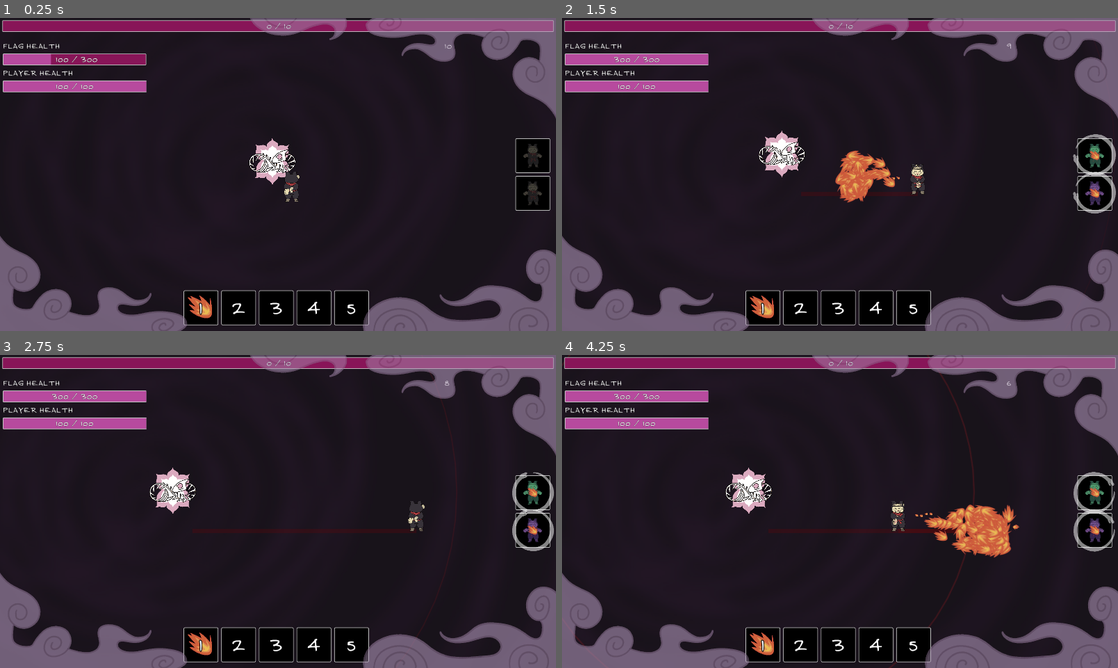
Above: before the commit, frames 1-4 (two rows, left to right).
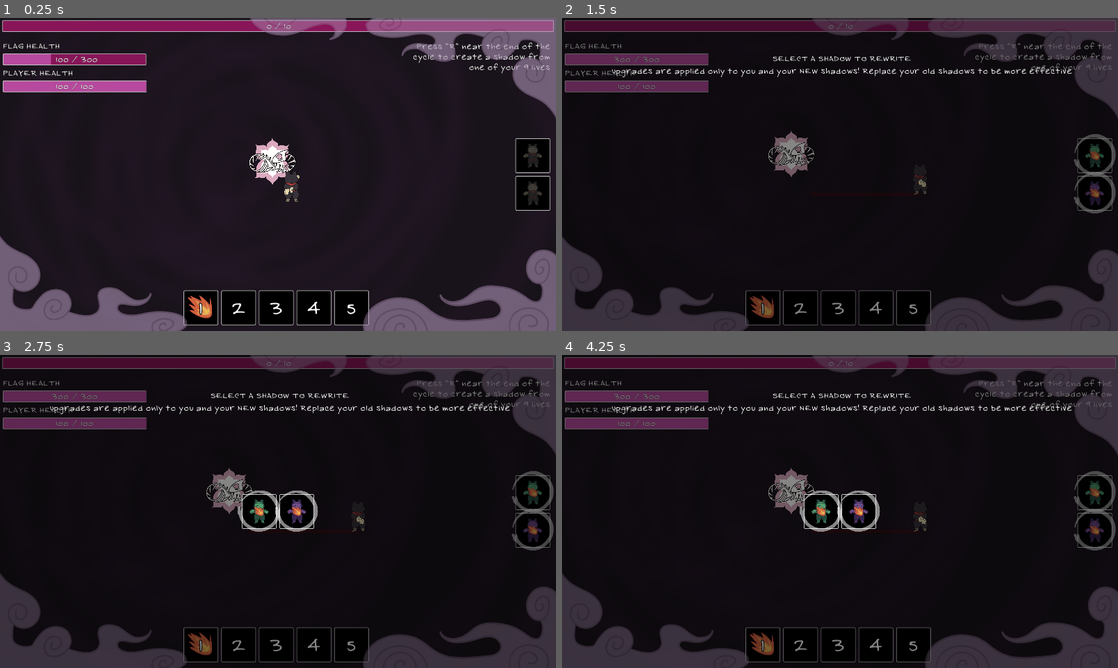
Above: after the commit, the same moments.

Repository: duckenclaw/gmtk2025
Game: Godot game, scene res://src/game/game.tscn
The game is run twice, just before and just after one commit, with the same random seed, the same clock (stepped at 60 frames per second) and the same inputs.
Inputs (mouse positions are in pixels of both pictures, inside the frame that each line leads up to):
- Up to frame 1 (0.25 s): no input
- Up to frame 2 (1.5 s): tap R (record) at 0.5, 0.6, 1.25 s; move the mouse to (962, 158) at 0.52 s; hold Right (ui_right) 0.53-1.25 s; click (962, 158) at 0.67 s; drag from (728, 190) to (923, 180) at 1.27 s
- Up to frame 3 (2.75 s): tap R (record) at 2, 2.1 s; move the mouse to (333, 442) at 2.02 s; hold Right (ui_right) from 2.03 s (still down)
- Up to frame 4 (4.25 s): release Right (ui_right) at 2.75 s; tap R (record) at 2.75, 3.5, 3.8 s; drag from (812, 574) to (734, 492) at 2.77 s; move the mouse to (1006, 558) at 3.52 s; press the mouse at (1006, 558) at 3.53 s; hold Left (ui_left) from 3.53 s (still down)

The runs differ from the first frame. In frame 1, 0.4% of the frame differs, in the area x 74-99%, y 7-18%; in frame 2, 21%; in frame 3, 22%; in frame 4, 24%, in the area x 0-100%, y 0-100%.

Commit message:
added rewrite copy menu

Diff:
--- a/src/game/game.gd
+++ b/src/game/game.gd
@@ -15,6 +15,7 @@
 @onready var particle_layer: Node2D = $ParticleLayer
 
 @onready var upgrade_menu: UpgradeMenu = $UpgradeMenu
+@onready var rewrite_copy_menu: RewriteCopyMenu = $RewriteCopyMenu
 
 
 func _ready() -> void:
@@ -72,7 +73,13 @@
 	camera.global_position = lerp(camera.global_position, target, 0.1 * delta * distance)
 
 func save_record() -> void:
+	if not is_instance_valid(player) or player.is_dead:
+		return
+
 	if State.current_copies < State.max_copies:
 		State.current_copies += 1
 		State.all_time_copies += 1
 		recorder_area.save_recording(player, State.all_time_copies)
+	else:
+		get_tree().paused = true
+		rewrite_copy_menu.rewrite_copy(player)
--- a/src/game/game.tscn
+++ b/src/game/game.tscn
@@ -11,6 +11,7 @@
 [ext_resource type="Resource" uid="uid://bmlldxi7p35u5" path="res://src/enemies/resources/waves/wave_fast.tres" id="8_evl7j"]
 [ext_resource type="Resource" uid="uid://b0f6p300g2kgj" path="res://src/enemies/resources/waves/wave_mixed.tres" id="9_6m1pf"]
 [ext_resource type="PackedScene" uid="uid://btex0cib7sk1l" path="res://src/map/enemy_spawners.tscn" id="13_xniy2"]
+[ext_resource type="PackedScene" uid="uid://b3fx2moxlvulj" path="res://src/ui/rewrite_copy_menu.tscn" id="15_xniy2"]
 [ext_resource type="PackedScene" uid="uid://cov5v1yloo3ev" path="res://src/map/flag.tscn" id="20_nhcde"]
 [ext_resource type="Script" uid="uid://bjena0veuadfu" path="res://src/game/recorder_area.gd" id="21_7liwe"]
 [ext_resource type="PackedScene" uid="uid://dpnmj3276mrri" path="res://src/upgrades/upgrade_menu.tscn" id="21_x1f1g"]
@@ -69,5 +70,8 @@
 [node name="UpgradeMenu" parent="." instance=ExtResource("21_x1f1g")]
 visible = false
 
+[node name="RewriteCopyMenu" parent="." instance=ExtResource("15_xniy2")]
+visible = false
+
 [connection signal="wave_completed" from="GameMap" to="GameMap" method="_on_wave_completed"]
 [connection signal="timeout" from="GameMap/WaveTimer" to="GameMap" method="_on_wave_timer_timeout"]
--- a/src/ui/copy/copy_button.gd
+++ b/src/ui/copy/copy_button.gd
@@ -7,6 +7,7 @@
 const SNAKE_BIG = preload("uid://dxc2ckt53loo0")
 const WATER_BIG = preload("uid://dhx4fp48nt5ty")
 
+signal clicked
 
 var record: Record
 var copy: Player
@@ -42,7 +43,7 @@
 	right_hand.material.set_shader_parameter("modulate_color", color)
 
 func _on_click_listener_mouse_pressed() -> void:
-	pass # Replace with function body.
+	clicked.emit()
 
 func get_action_texture() -> CompressedTexture2D:
 	match record.selected_action_index:
--- a/src/ui/game_ui.gd
+++ b/src/ui/game_ui.gd
@@ -13,6 +13,7 @@
 @onready var time_label: Label = $TimeLabel
 @onready var exp_progress_bar: ProgressBar = $ExpContainer/ProgressBar
 
+@onready var hint_label: Label = $HintLabel
 @onready var copies_container: BoxContainer = $CopiesCenterContainer/Copies
 
 @onready var actions_container: HBoxContainer = $Actions
@@ -28,7 +29,7 @@
 	update_health_bars()
 	update_exp_bar()
 
-	time_label.text = str(int(State.LOOP_TIME - State.loop_progress_sec + 1))
+	hint_label.visible = State.all_time_copies < 3
 
 	setup_copies()
 	setup_actions()
--- a/src/ui/game_ui.tscn
+++ b/src/ui/game_ui.tscn
@@ -86,14 +86,6 @@
 layout_mode = 2
 texture = ExtResource("8_3bvhv")
 
-[node name="TimeLabel" type="Label" parent="."]
-anchors_preset = -1
-offset_left = 1535.0
-offset_top = 80.0
-offset_right = 1575.0
-offset_bottom = 103.0
-text = "10"
-
 [node name="ReplaceCopyBackground" type="ColorRect" parent="."]
 visible = false
 anchors_preset = -1
@@ -102,6 +94,17 @@
 offset_right = 1947.0
 offset_bottom = 1111.0
 color = Color(0, 0, 0, 0.12156863)
+
+[node name="HintLabel" type="Label" parent="."]
+custom_minimum_size = Vector2(500, 0)
+anchors_preset = -1
+offset_left = 1400.0
+offset_top = 81.0
+offset_right = 1900.0
+offset_bottom = 186.0
+text = "Press \"R\" near the end of the cycle to create a shadow from one of your 9 lives"
+horizontal_alignment = 2
+autowrap_mode = 3
 
 [node name="Foreground2" type="TextureRect" parent="."]
 modulate = Color(1, 1, 1, 0.4745098)
--- /dev/null
+++ b/src/ui/rewrite_copy_menu.gd
@@ -0,0 +1,56 @@
+extends CanvasLayer
+class_name RewriteCopyMenu
+
+const COPY_BUTTON = preload("uid://c28sw4vsxpqlj")
+
+@export var recorder: RecorderArea
+
+@onready var label: Label = $CenterContainer2/VBoxContainer/Label
+@onready var hint_label: Label = $CenterContainer2/VBoxContainer/HintLabel
+@onready var copies_container: HBoxContainer = $CopiesCenterContainer/Copies
+
+func remove_copy_on_death(player: Player):
+	label.text = "YOU DIED. TAKE PLACE OF YOUR SHADOW"
+	hint_label.text = "You will take it's place on a new cycle"
+
+	await WaitUtil.wait(0.4)
+
+
+
+func rewrite_copy(player: Player):
+	show()
+	label.text = "SELECT A SHADOW TO REWRITE"
+
+	await WaitUtil.wait(0.4)
+
+	setup_copies()
+
+	#State.all_time_copies += 1
+	#recorder.save_recording(player, State.all_time_copies)
+
+func setup_copies():
+	show()
+	NodeUtils.queue_free_children(copies_container)
+	for i in State.max_copies:
+		var copy: Player
+		var record: Record
+		if i < State.records.size():
+			record = State.records.get(i)
+		if record != null:
+			copy = State.copies.get(record.id)
+
+		var copy_button: CopyButton = COPY_BUTTON.instantiate()
+		copy_button.record = record
+		copy_button.copy = copy
+
+		copy_button.clicked.connect(on_copy_button_clicked.bind(copy_button))
+
+		copies_container.add_child(copy_button)
+
+func on_copy_button_clicked(copy_button: CopyButton):
+	exit()
+
+func exit():
+	visible = false
+	NodeUtils.queue_free_children(copies_container)
+	get_tree().paused = false
--- /dev/null
+++ b/src/ui/rewrite_copy_menu.tscn
@@ -0,0 +1,46 @@
+[gd_scene load_steps=2 format=3 uid="uid://b3fx2moxlvulj"]
+
+[ext_resource type="Script" uid="uid://cpghcsf385eac" path="res://src/ui/rewrite_copy_menu.gd" id="1_ykuxl"]
+
+[node name="RewriteCopyMenu" type="CanvasLayer"]
+script = ExtResource("1_ykuxl")
+
+[node name="ColorRect" type="ColorRect" parent="."]
+anchors_preset = -1
+offset_left = -36.0
+offset_top = -28.0
+offset_right = 1998.0
+offset_bottom = 1130.0
+color = Color(0, 0, 0, 0.47843137)
+
+[node name="CenterContainer2" type="CenterContainer" parent="."]
+anchors_preset = -1
+anchor_right = 1.0
+offset_left = 7.0
+offset_top = 123.0
+offset_right = 7.0
+offset_bottom = 193.0
+grow_horizontal = 2
+
+[node name="VBoxContainer" type="VBoxContainer" parent="CenterContainer2"]
+layout_mode = 2
+
+[node name="Label" type="Label" parent="CenterContainer2/VBoxContainer"]
+layout_mode = 2
+text = "SELECT A SHADOW TO REWRITE"
+horizontal_alignment = 1
+
+[node name="HintLabel" type="Label" parent="CenterContainer2/VBoxContainer"]
+layout_mode = 2
+text = "Upgrades are applied only to you and your NEW shadows! Replace your old shadows to be more effective"
+horizontal_alignment = 1
+
+[node name="CopiesCenterContainer" type="CenterContainer" parent="."]
+anchors_preset = 15
+anchor_right = 1.0
+anchor_bottom = 1.0
+grow_horizontal = 2
+grow_vertical = 2
+
+[node name="Copies" type="HBoxContainer" parent="CopiesCenterContainer"]
+layout_mode = 2
Not shown: 1 places in src/game/game.tscn that only renumber resources
Not shown, added: src/ui/rewrite_copy_menu.gd.uid
